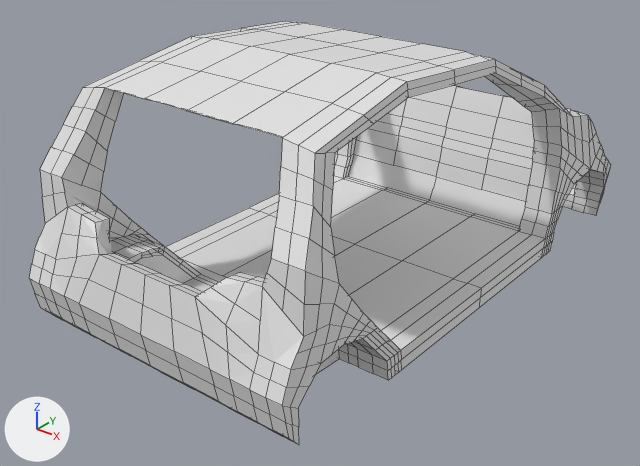
Renders of the Blender file Vehicles/Aito/aito.blend from each side of a commit.
One viewpoint serves both versions: a camera (50 mm lens) standing at (2.4, -3.32, 1.69) and looking at (-0.06, -0.24, -0.22). Lighting does not change. The marker at lower left points along +X, +Y and +Z. Mesh edges are drawn as thin lines.
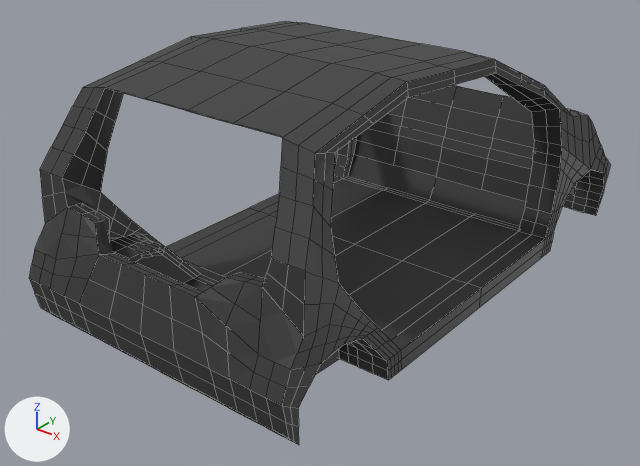
Location of each change, [x1, y1, x2, y2] in pixels of the pictures (640 x 466 px):
'Cube', recoloured, reshaped
    both: [29, 21, 610, 445]
part 1 of me_cube, cut back
    both: [348, 113, 534, 227]
part 2 of me_cube, cut back
    both: [32, 207, 340, 429]

The change in detail:
Material 'Material' (mat_material) changes colour from white #e7e7e7 to black #3a3a3a; in linear values from (0.8, 0.8, 0.8) to (0.042, 0.042, 0.042).
me_cube is used by ob_cube; location (0.0, 0.0, 0.0).
me_cube had 813 vertices, 714 faces and spanned x -0.75..0.0, y -1.44..1.49, z -0.46..0.74.
me_cube now has 772 vertices, 683 faces, 2 loose edges and spans x -0.75..0.0, y -1.44..1.49, z -0.46..0.74.
Part 1, on me_cube:
19 vertices are removed from x -0.58, y 0.73..0.84, z -0.34..0.0.
26 faces are deleted.
2 loose edges are added.
10 new faces join them.
Part 2, on me_cube:
22 vertices are removed from x -0.73..-0.38, y -1.39..-1.23, z -0.42..-0.07.
37 faces are deleted.
22 new faces join them.
